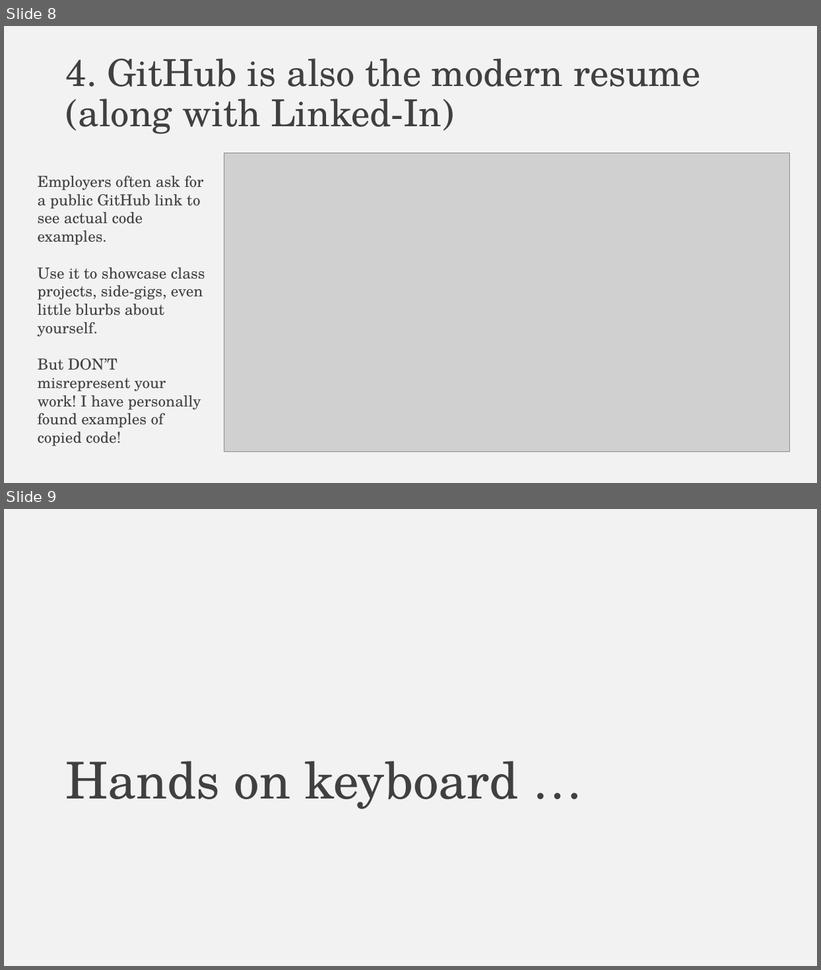
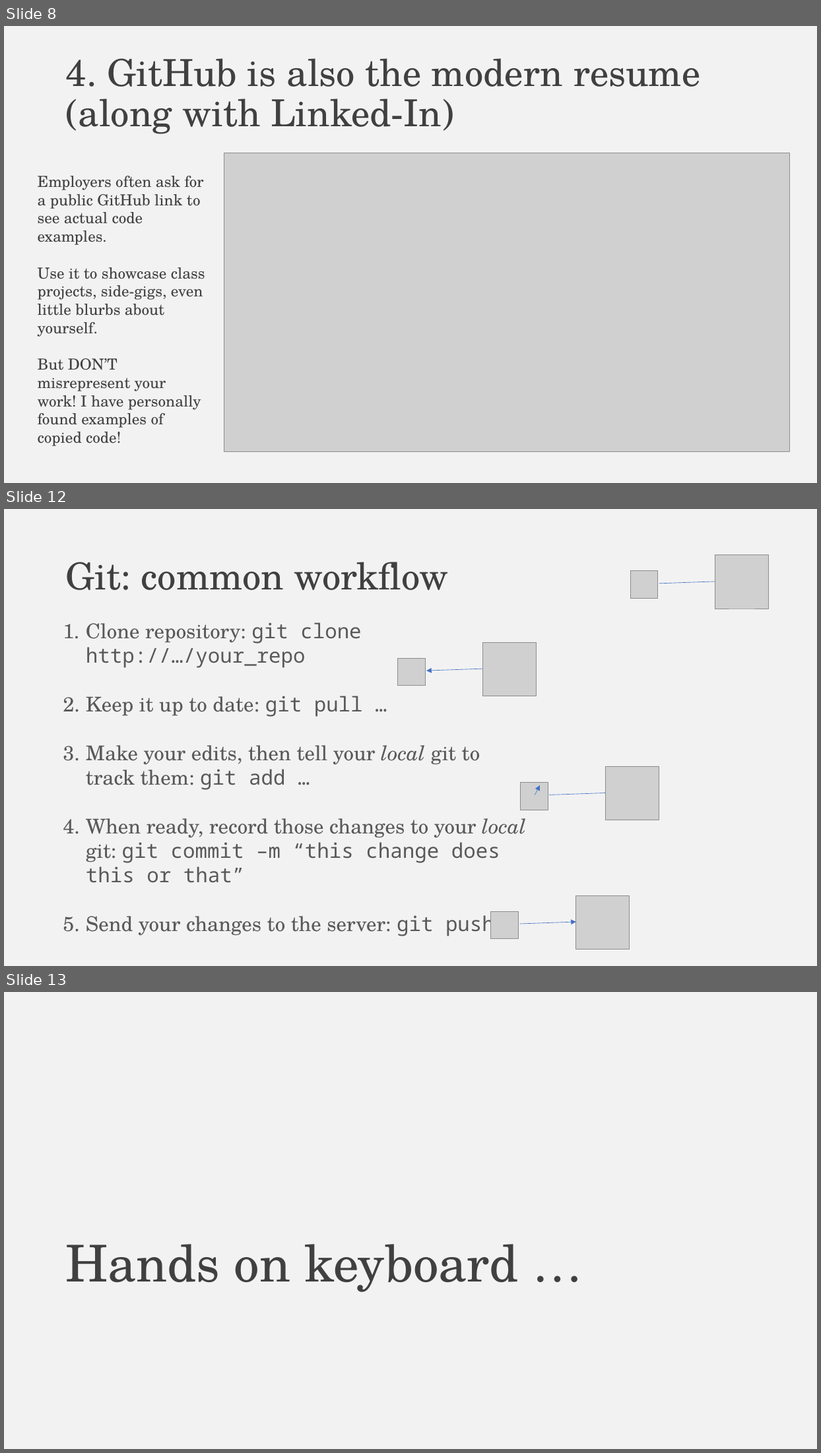
Before and after one commit to falconair/ProgrammingForAnalytics, a slide deck: lectures/050_git_version_control/Why do you need version control.pptx. Shown one above the other, each under a label of ours: slides 8 and 9 before the commit, slides 8, 12 and 13 after it; the slides between them are not shown. The pictures are 821x970 and 821x1453 pixels, drawn with LibreOffice and Linux fonts; fonts in the diff are those of the drawing; grey boxes stand for pictures; background and template pictures are left out. Boxes give left, top, right and bottom in pixels: in the first picture for what was removed or moved away, otherwise in the second. Text is boxed around its words. In the diff, an @@ line names an element or a change of style, - is before the commit and + after.

```diff
--- a/lectures/050_git_version_control/Why do you need version control.pptx
+++ b/lectures/050_git_version_control/Why do you need version control.pptx
@@ slide 12 added at (4,509,817,966), background #F2F2F2 @@
@@ title added at (66,562,448,590), 44 pt, text #404040 @@
+Git: common workflow
@@ picture added at (715,555,769,609) @@
@@ picture added at (630,571,658,599) @@
@@ line added from (659, 584) to (716, 582), #4472C4 0.5 pt @@
@@ text added at (86,623,526,937), 24 pt, text #595959 @@
+1. Clone repository: git clone http://…/your_repo
+2. Keep it up to date: git pull …
+3. Make your edits, then tell your local git to track them: git add …
+4. When ready, record those changes to your local git: git commit –m “this change does this or that”
+5. Send your changes to the server: git push
@@ picture added at (483,642,537,696) @@
@@ picture added at (398,658,426,686) @@
@@ arrow added from (483, 669) to (426, 671), #4472C4 0.5 pt @@
@@ picture added at (521,783,548,811) @@
@@ arrow added from (535, 795) to (540, 786), #4472C4 0.5 pt @@
@@ picture added at (606,767,660,821) @@
@@ line added from (549, 795) to (606, 793), #4472C4 0.5 pt @@
@@ picture added at (576,896,630,949) @@
@@ picture added at (491,912,519,939) @@
@@ arrow added from (520, 924) to (576, 923), #4472C4 0.5 pt @@
@@ what was slide 9 is now slide 13 @@
```
Also in this commit, not shown: 1 slide changed, 10 other slides added, 3 other files.
